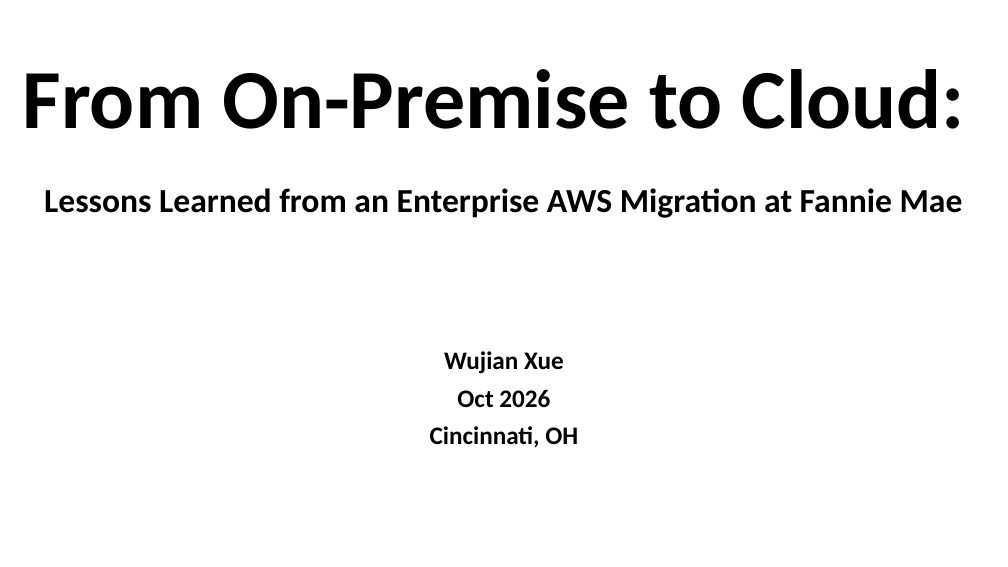
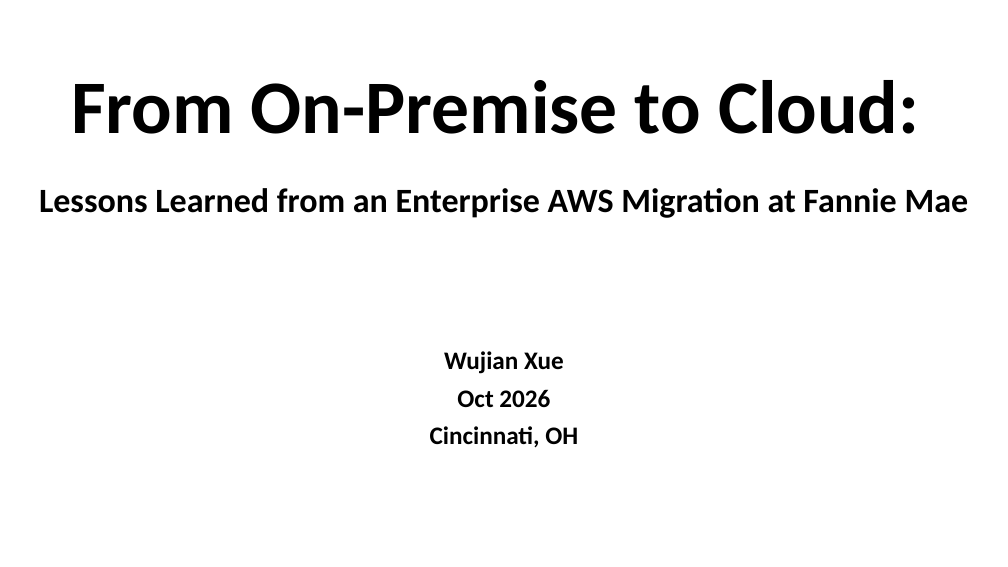
Before and after one commit to wx2123/WSDS-2026-OH, a slide deck: slide 1 of 2026 WSDS - Wujian Xue.pptx. Drawn at 1008x567 pixels with LibreOffice and Linux fonts; fonts in the diff are those of the drawing. Boxes give left, top, right and bottom in pixels: in the first picture for what was removed or moved away, otherwise in the second. Text is boxed around its words. In the diff, an @@ line names an element or a change of style, - is before the commit and + after.

```diff
--- a/2026 WSDS - Wujian Xue.pptx
+++ b/2026 WSDS - Wujian Xue.pptx
@@ title "From On-Premise to Cloud: Lessons ..." at [39,80,969,218]: size 80 to 72 pt in "From On-Premise to Cloud:"; size 32 to 32.4 pt in "Lessons Learned from an Enterprise AWS Migration ..." @@
```
Also in this commit, not shown: 8 other slides changed.
